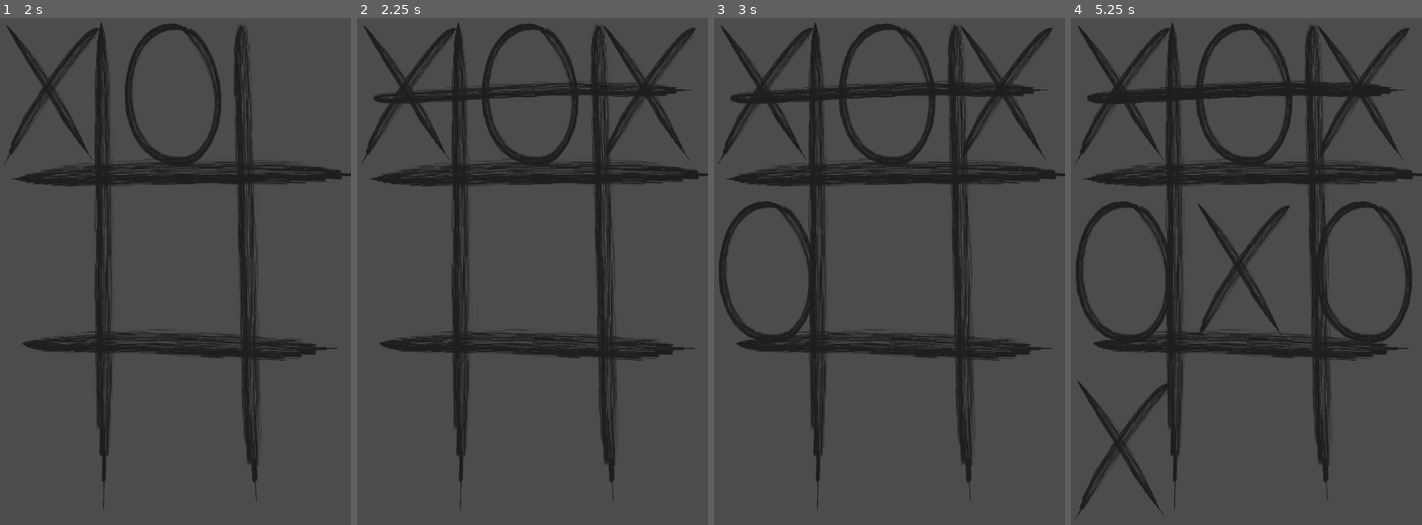
Above: before the commit, frames 1-4 (left to right).
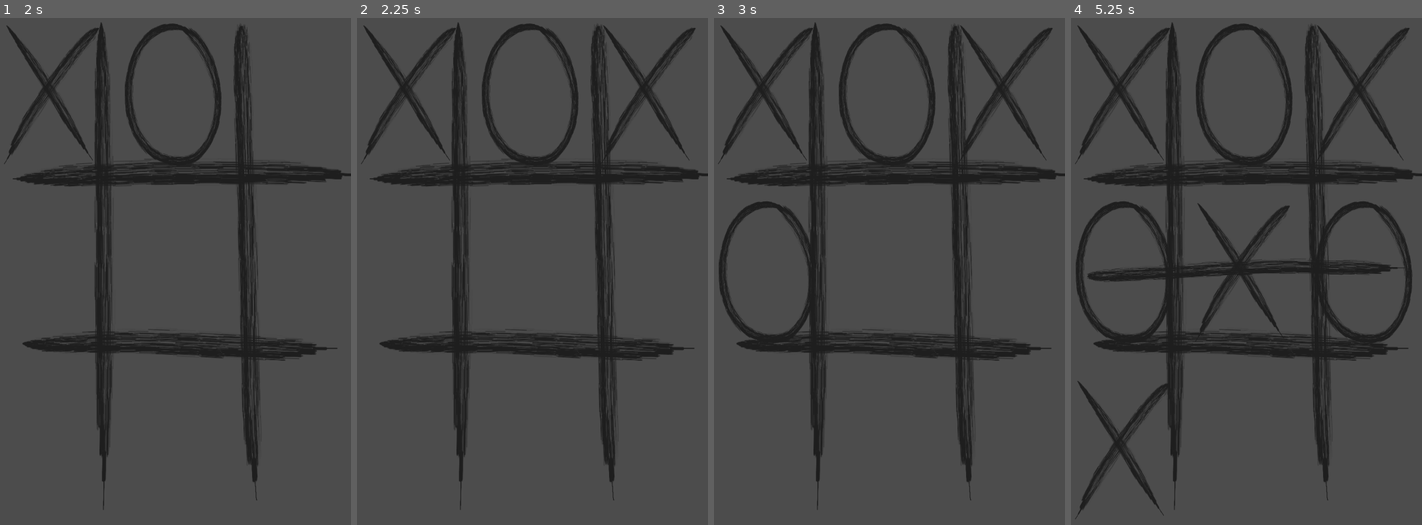
Above: after the commit, the same moments.

Repository: kuma-gee/dualist
Game: Godot game, scene res://scenes/Main.tscn
Two runs of this game, one before a commit and one after it. Both use one fixed random seed, a clock stepped at 60 frames per second and the inputs below.
Inputs (mouse positions are in pixels of both pictures, inside the frame that each line leads up to):
- Up to frame 1 (2 s): click (52, 94) at 0.5 s; click (171, 94) at 1.27 s
- Up to frame 2 (2.25 s): click (648, 94) at 2.02 s
- Up to frame 3 (3 s): click (766, 271) at 2.77 s
- Up to frame 4 (5.25 s): click (1242, 271) at 3.52 s; click (1362, 271) at 4.27 s; click (1123, 448) at 5.02 s

Frame 1 is identical in both runs. In frame 2, 1.3% of the frame differs, in the area x 4-96%, y 12-17%; in frame 3, 1.4%; in frame 4, 3.0%, in the area x 4-96%, y 12-53%.

Commit message:
feat: support fill value in grid

Diff:
--- a/games/tic-tac-toe/GridValues.gd
+++ b/games/tic-tac-toe/GridValues.gd
@@ -6,6 +6,8 @@
 onready var grid: GridContainer = get_node(grid_path)
 
 var values = []
+var fill_value = true
+
 
 func load_grid():
 	values = []
@@ -15,7 +17,7 @@
 	for idx in range(0, grid.get_child_count()):
 		var child = grid.get_child(idx)
 		child.connect("pressed", self, "_on_grid_pressed", [idx])
-		row.append(false)
+		row.append(null)
 
 		if idx % columns == columns - 1:
 			values.append(row)
@@ -26,11 +28,10 @@
 	var row = int(idx / grid.columns)
 	var col = idx % grid.columns
 
-	values[row][col] = !values[row][col]
+	values[row][col] = fill_value if values[row][col] == null else null
 	emit_signal("grid_changed", Vector2(row, col))
 
 
-# TODO: check by value, multiple players has to be supported
 func has_nth_in_line(count: int) -> Array:
 	var size = values.size()
 	var consecutiveValues = 0
@@ -41,7 +42,7 @@
 		for col_idx in range(0, size):
 			var value = values[row_idx][col_idx]
 
-			if value:
+			if value == fill_value:
 				consecutiveValues += 1
 			else:
 				consecutiveValues = 0
@@ -60,7 +61,7 @@
 		for row_idx in range(0, size):
 			var value = values[row_idx][col_idx]
 
-			if value:
+			if value == fill_value:
 				consecutiveValues += 1
 			else:
 				consecutiveValues = 0
@@ -81,7 +82,7 @@
 
 		while row_idx < size and col_idx < size:
 			var value = values[row_idx][col_idx]
-			if value:
+			if value == fill_value:
 				consecutiveValues += 1
 			else:
 				consecutiveValues = 0
@@ -107,7 +108,7 @@
 
 		while row_idx < size and col_idx >= 0:
 			var value = values[row_idx][col_idx]
-			if value:
+			if value == fill_value:
 				consecutiveValues += 1
 			else:
 				consecutiveValues = 0
--- a/games/tic-tac-toe/GridValuesTest.gd
+++ b/games/tic-tac-toe/GridValuesTest.gd
@@ -1,7 +1,8 @@
-extends "res://addons/gut/test.gd"
+extends UnitTest
 
 var grid: GridContainer
 var grid_values: GridValues
+
 
 func _create_grid(col: int):
 	grid = GridContainer.new()
@@ -26,8 +27,8 @@
 	assert_eq_deep(
 		grid_values.values,
 		[
-			[false, false],
-			[false, false],
+			[null, null],
+			[null, null],
 		]
 	)
 
@@ -40,8 +41,8 @@
 	assert_eq_deep(
 		grid_values.values,
 		[
-			[true, false],
-			[true, false],
+			[true, null],
+			[true, null],
 		]
 	)
 
@@ -49,8 +50,8 @@
 func test_has_empty_values():
 	_create_grid(2)
 	grid_values.values = [
-		[false, false],
-		[false, false],
+		[null, null],
+		[null, null],
 	]
 
 	assert_eq(grid_values.has_nth_in_line(2), [])
@@ -60,49 +61,67 @@
 	_create_grid(2)
 	grid_values.values = [
 		[true, true],
-		[false, false],
+		[null, null],
 	]
 
 	var actual = grid_values.has_nth_in_line(2)
-	assert_eq(actual.size(), 2)
-	assert_has(actual, Vector2(0, 0))
-	assert_has(actual, Vector2(0, 1))
+	assert_contains_exact(actual, [Vector2(0, 0), Vector2(0, 1)])
 
 
 func test_has_nth_in_col():
 	_create_grid(2)
 	grid_values.values = [
-		[true, false],
-		[true, false],
+		[true, null],
+		[true, null],
 	]
 
 	var actual = grid_values.has_nth_in_line(2)
-	assert_eq(actual.size(), 2)
-	assert_has(actual, Vector2(0, 0))
-	assert_has(actual, Vector2(1, 0))
+	assert_contains_exact(actual, [Vector2(0, 0), Vector2(1, 0)])
 
 
 func test_has_nth_in_diag_from_left():
 	_create_grid(2)
 	grid_values.values = [
-		[true, false],
-		[false, true],
+		[true, null],
+		[null, true],
 	]
 
 	var actual = grid_values.has_nth_in_line(2)
-	assert_eq(actual.size(), 2)
-	assert_has(actual, Vector2(0, 0))
-	assert_has(actual, Vector2(1, 1))
+	assert_contains_exact(actual, [Vector2(0, 0), Vector2(1, 1)])
 
 
 func test_has_nth_in_diag_from_right():
 	_create_grid(2)
 	grid_values.values = [
-		[false, true],
-		[true, false],
+		[null, true],
+		[true, null],
 	]
 
 	var actual = grid_values.has_nth_in_line(2)
-	assert_eq(actual.size(), 2)
-	assert_has(actual, Vector2(1, 0))
-	assert_has(actual, Vector2(0, 1))
+	assert_contains_exact(actual, [Vector2(1, 0), Vector2(0, 1)])
+
+
+func test_fill_string_value():
+	_create_grid(2)
+	grid_values.fill_value = "X"
+
+	grid.get_child(0).emit_signal("pressed")
+
+	assert_eq_deep(
+		grid_values.values,
+		[
+			["X", null],
+			[null, null],
+		]
+	)
+
+
+func test_fill_string_has_nth_in_line():
+	_create_grid(2)
+	grid_values.fill_value = "X"
+
+	grid.get_child(0).emit_signal("pressed")
+	grid.get_child(2).emit_signal("pressed")
+
+	var actual = grid_values.has_nth_in_line(2)
+	assert_contains_exact(actual, [Vector2(0, 0), Vector2(1, 0)])
--- a/games/tic-tac-toe/TicTacToe.gd
+++ b/games/tic-tac-toe/TicTacToe.gd
@@ -23,6 +23,7 @@
 		var field_btn = FIELD_BUTTON.instance()
 		grid.add_child(field_btn)
 
+	grid_values.fill_value = current_player
 	grid_values.load_grid()
 
 
@@ -55,6 +56,7 @@
 		print(line)
 
 	current_player = Player.O if current_player == Player.X else Player.X
+	grid_values.fill_value = current_player
 
 
 func _get_player_texture() -> Texture:
--- a/project.godot
+++ b/project.godot
@@ -13,9 +13,15 @@
 "class": "GridValues",
 "language": "GDScript",
 "path": "res://games/tic-tac-toe/GridValues.gd"
+}, {
+"base": "Node",
+"class": "UnitTest",
+"language": "GDScript",
+"path": "res://test/UnitTest.gd"
 } ]
 _global_script_class_icons={
-"GridValues": ""
+"GridValues": "",
+"UnitTest": ""
 }
 
 [application]
--- /dev/null
+++ b/test/UnitTest.gd
@@ -0,0 +1,7 @@
+class_name UnitTest extends "res://addons/gut/test.gd"
+
+
+func assert_contains_exact(actual: Array, expected: Array):
+	assert_eq(actual.size(), expected.size())
+	for item in expected:
+		assert_has(actual, item)
